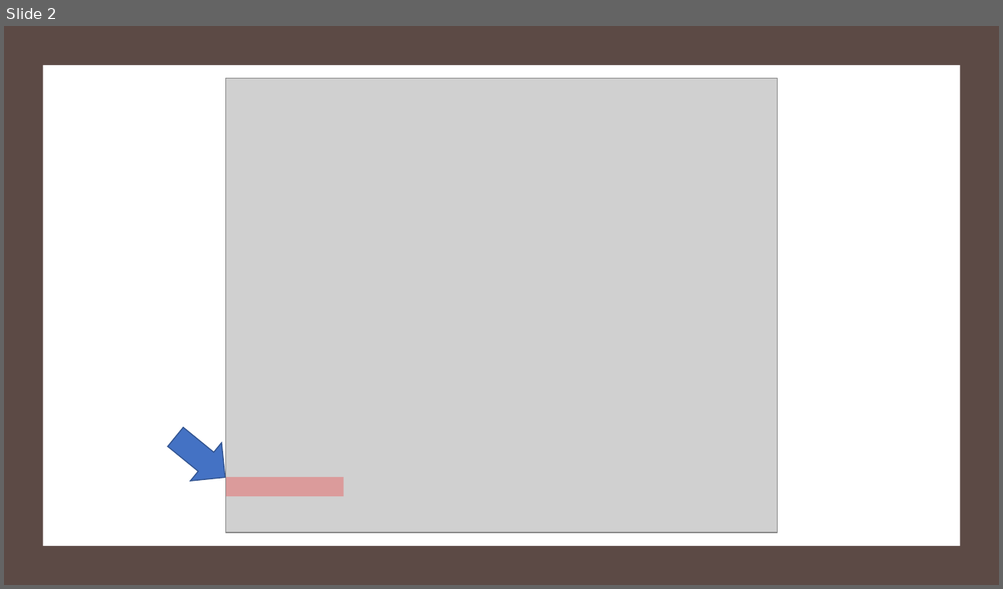
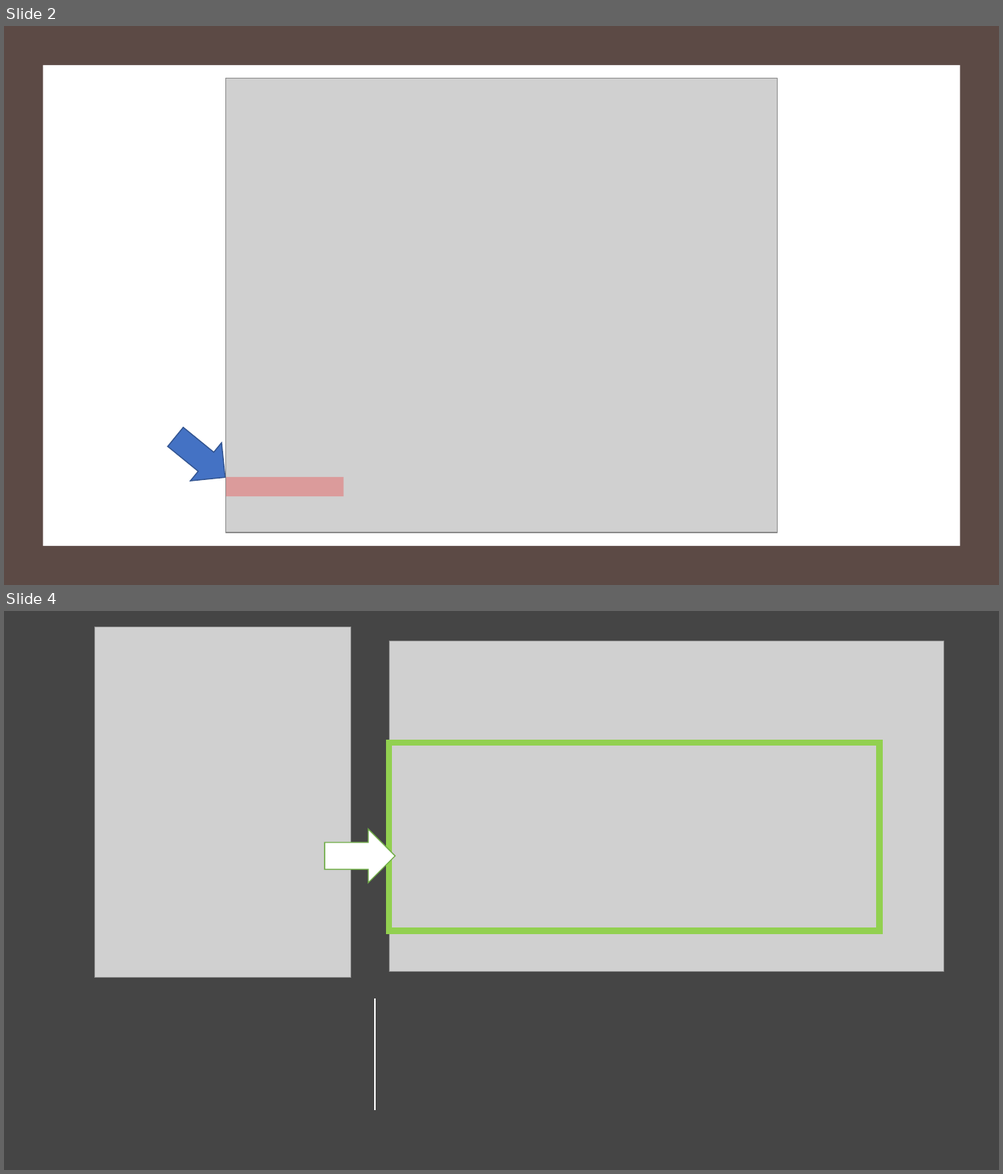
Before and after one commit to NNNIC/psgg-nadesiko-sample, a slide deck: wiki/v3-example-04_TOTOISE.pptx. Shown one above the other, each under a label of ours: slide 2 before the commit, slides 2 and 4 after it; the slides between them are not shown. The pictures are 1003x589 and 1003x1174 pixels, drawn with LibreOffice and Linux fonts; fonts in the diff are those of the drawing; grey boxes stand for pictures. Boxes give left, top, right and bottom in pixels: in the first picture for what was removed or moved away, otherwise in the second. Text is boxed around its words. In the diff, an @@ line names an element or a change of style, - is before the commit and + after.

```diff
--- a/wiki/v3-example-04_TOTOISE.pptx
+++ b/wiki/v3-example-04_TOTOISE.pptx
@@ slide 4 added at [4,611,999,1170], background #454545 @@
@@ picture added at [94,627,351,978] @@
@@ picture added at [389,641,944,971] @@
@@ rectangle added at [389,743,879,931], outline #92D050 6 pt @@
@@ right arrow added at [325,829,395,883], fill #FFFFFF, outline #70AD47 1 pt @@
@@ line added from (375, 999) to (375, 1111), #FFFFFF 1.25 pt @@
```
Also in this commit, not shown: 1 other slide added, 3 other files.
